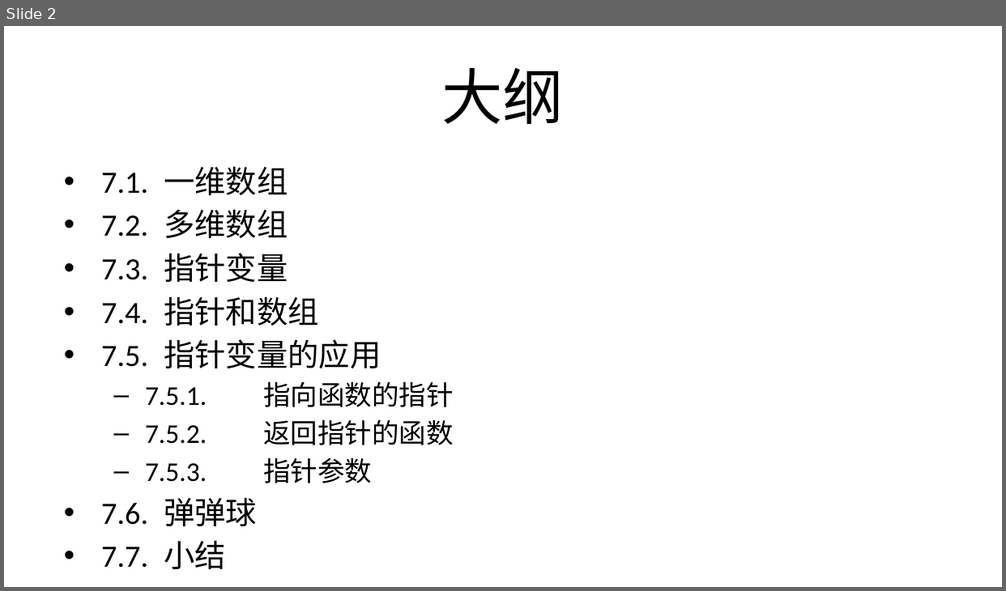
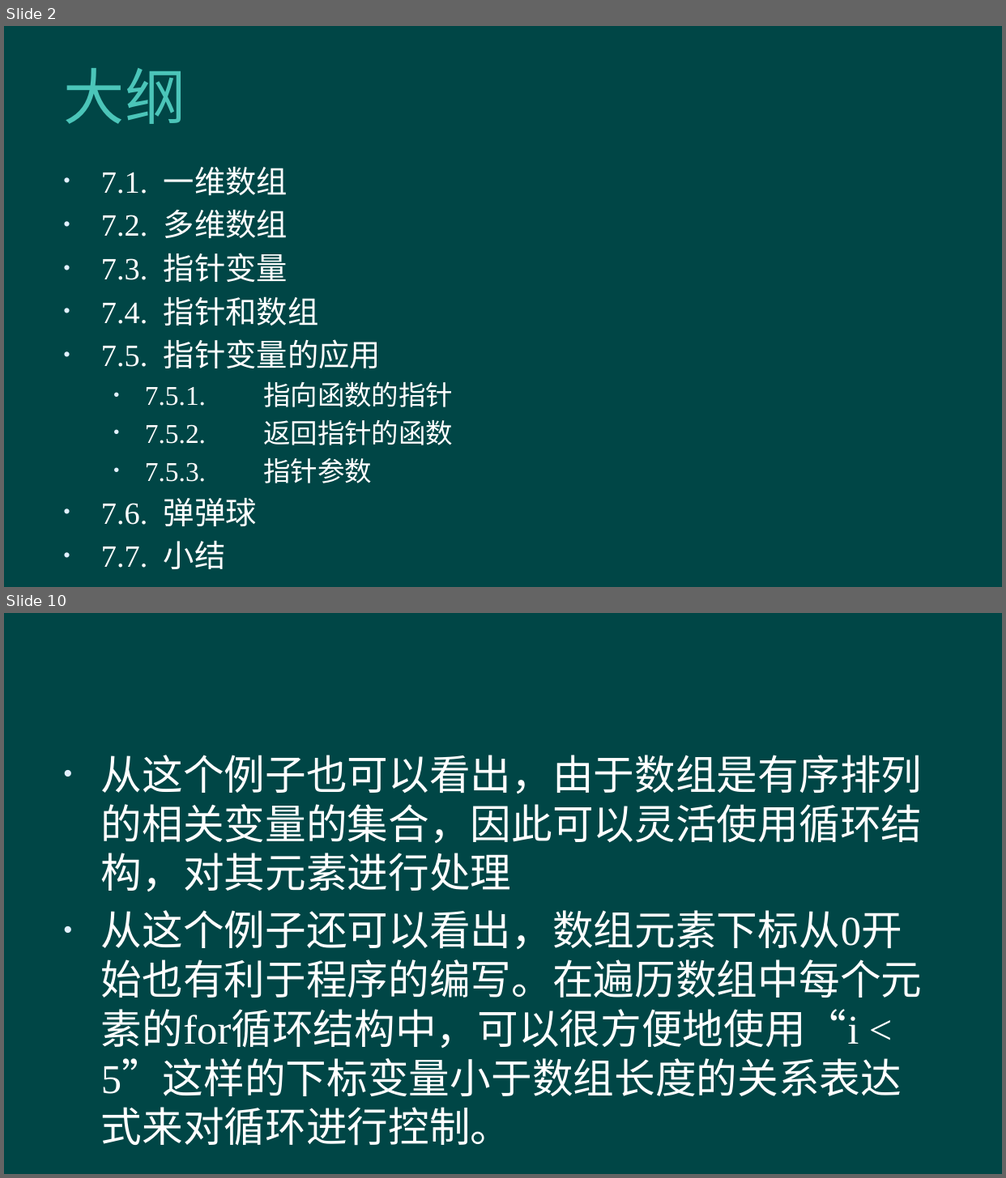
Before and after one commit to hanhonglei/Course_BasicGameProgramming, a slide deck: 第7章 数组及指针/第7章 数组及指针.pptx. Shown one above the other, each under a label of ours: slide 2 before the commit, slides 2 and 10 after it; the slides between them are not shown. The pictures are 1006x591 and 1006x1178 pixels, drawn with LibreOffice and Linux fonts; fonts in the diff are those of the drawing; background and template pictures are left out. Boxes give left, top, right and bottom in pixels: in the first picture for what was removed or moved away, otherwise in the second. Text is boxed around its words. In the diff, an @@ line names an element or a change of style, - is before the commit and + after.

```diff
--- a/第7章 数组及指针/第7章 数组及指针.pptx
+++ b/第7章 数组及指针/第7章 数组及指针.pptx
@@ slide 10 added at [4,613,1002,1174], background #004646 @@
@@ text added at [101,755,922,1097], 29.6 pt, text #FFFFFF @@
+• 从这个例子也可以看出，由于数组是有序排列的相关变量的集合，因此可以灵活使用循环结构，对其元素进行处理
+• 从这个例子还可以看出，数组元素下标从0开始也有利于程序的编写。在遍历数组中每个元素的for循环结构中，可以很方便地使用“i < 5”这样的下标变量小于数组长度的关系表达式来对循环进行控制。
@@ slide 2 changed as well @@
@@ background #FFFFFF to #004646 @@
@@ title "大纲" at [64,68,186,124]: font Calibri to Roboto, text colour #000000 to #4BC5B9, letter spacing 0 to 0.5 pt; alignment centre to left @@
@@ text "7.1. 一维数组" at [101,166,453,484]: font Calibri to Times New Roman, text colour #000000 to #FFFFFF; bullet – to • @@
```
Also in this commit, not shown: 1 other slide changed, 61 other slides added, 1 other file.
